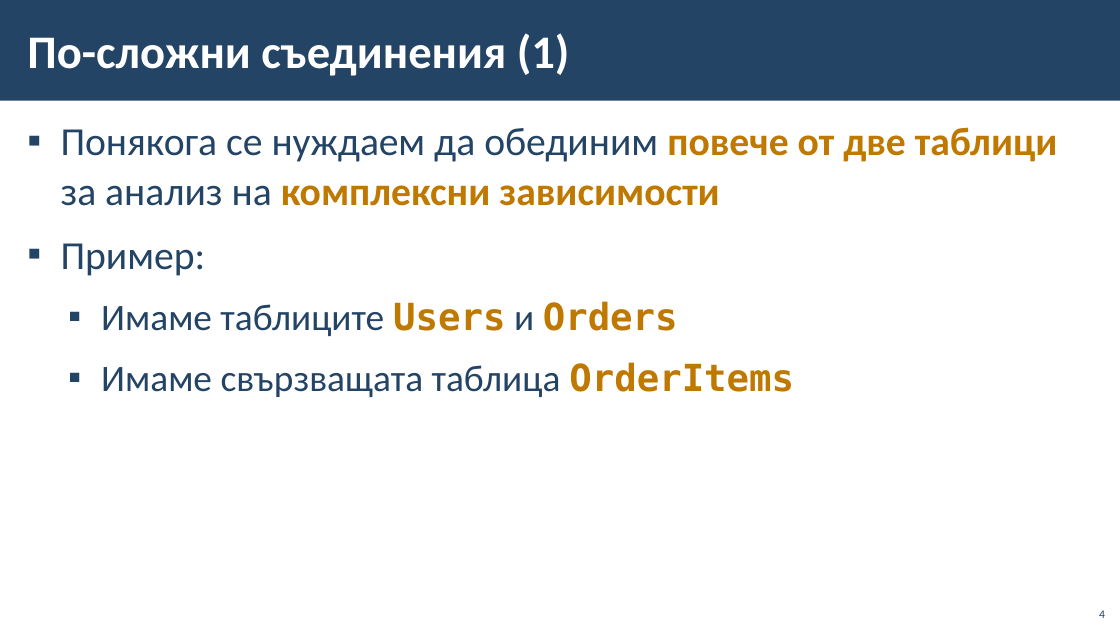
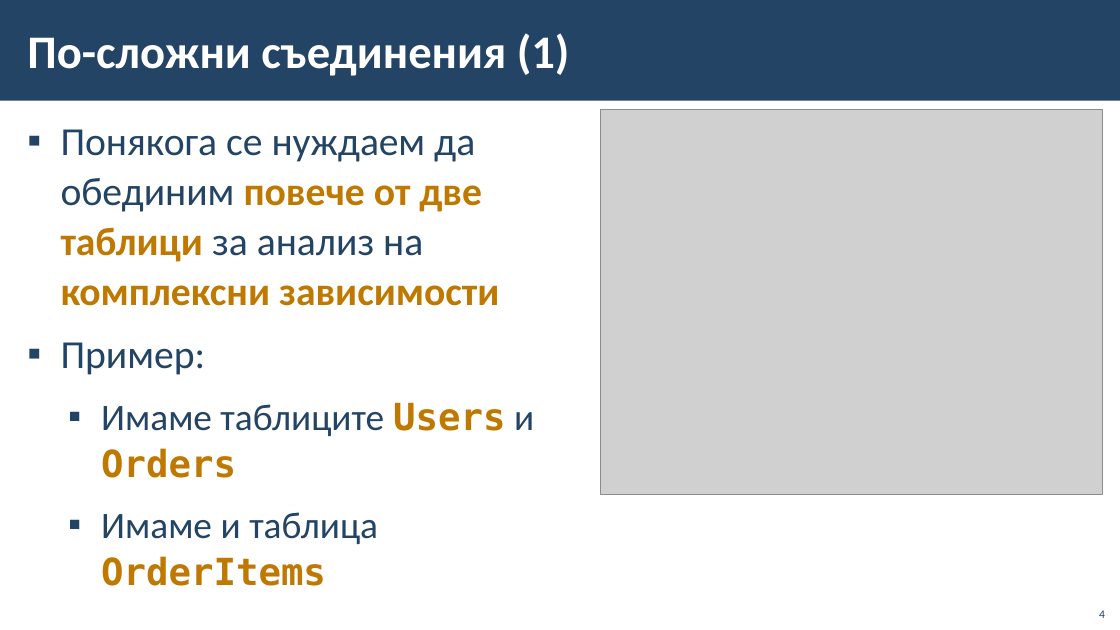
Before and after one commit to BG-IT-Edu/School-Programming, a slide deck: slide 4 of Courses/Software-Sciences/Module-3-Databases-New/10-Complex-Joins-and-Subqueries/09-Complex-Joins-and-Subqueries.pptx. Drawn at 1120x630 pixels with LibreOffice and Linux fonts; fonts in the diff are those of the drawing; grey boxes stand for pictures; background and template pictures are left out. Boxes give left, top, right and bottom in pixels: in the first picture for what was removed or moved away, otherwise in the second. Text is boxed around its words. In the diff, an @@ line names an element or a change of style, - is before the commit and + after.

```diff
--- a/Courses/Software-Sciences/Module-3-Databases-New/10-Complex-Joins-and-Subqueries/09-Complex-Joins-and-Subqueries.pptx
+++ b/Courses/Software-Sciences/Module-3-Databases-New/10-Complex-Joins-and-Subqueries/09-Complex-Joins-and-Subqueries.pptx
@@ picture added at [601, 110, 1102, 495] @@
@@ text at [101, 512, 378, 586]: text changed @@
-  ▪ Имаме свързващата таблица OrderItems
+  ▪ Имаме и таблица OrderItems
```
Also in this commit, not shown: 2 other slides changed.
